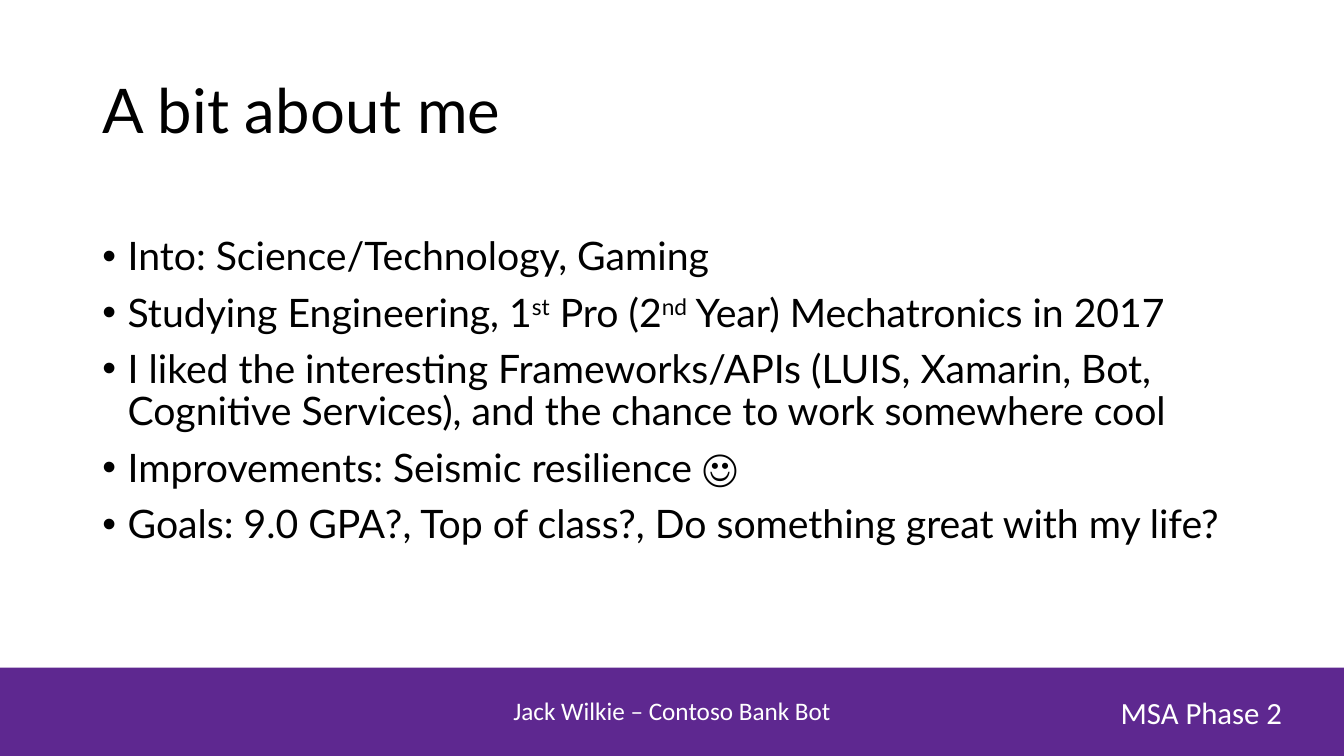
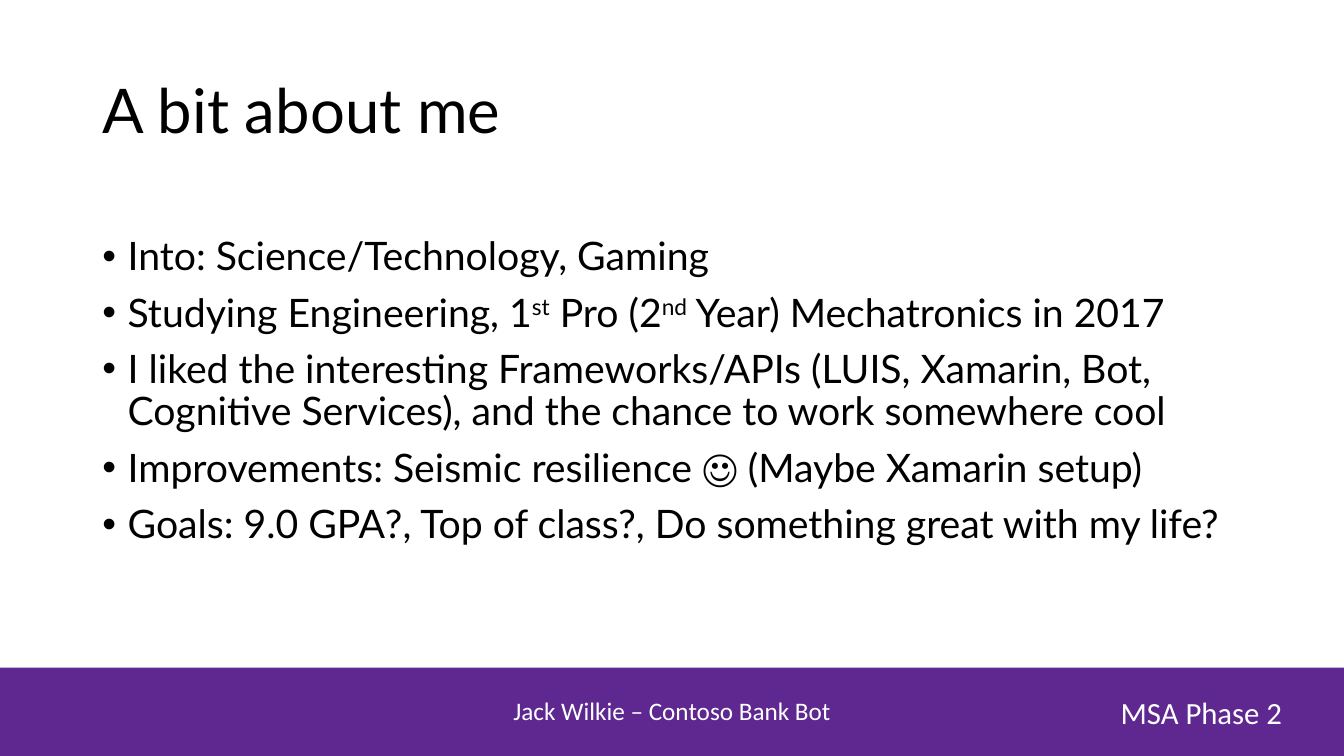
Before and after one commit to jack1197/contoso, a slide deck: slide 2 of MSA Presentation.pptx. Drawn at 1344x756 pixels with LibreOffice and Linux fonts; fonts in the diff are those of the drawing; background and template pictures are left out. Boxes give left, top, right and bottom in pixels: in the first picture for what was removed or moved away, otherwise in the second. Text is boxed around its words. In the diff, an @@ line names an element or a change of style, - is before the commit and + after.

```diff
--- a/MSA Presentation.pptx
+++ b/MSA Presentation.pptx
@@ text at (128, 451, 1143, 489): text changed @@
-• Improvements: Seismic resilience ☺
+• Improvements: Seismic resilience ☺ (Maybe Xamarin setup)
```
Also in this commit, not shown: 4 other slides changed, 1 slide added.
